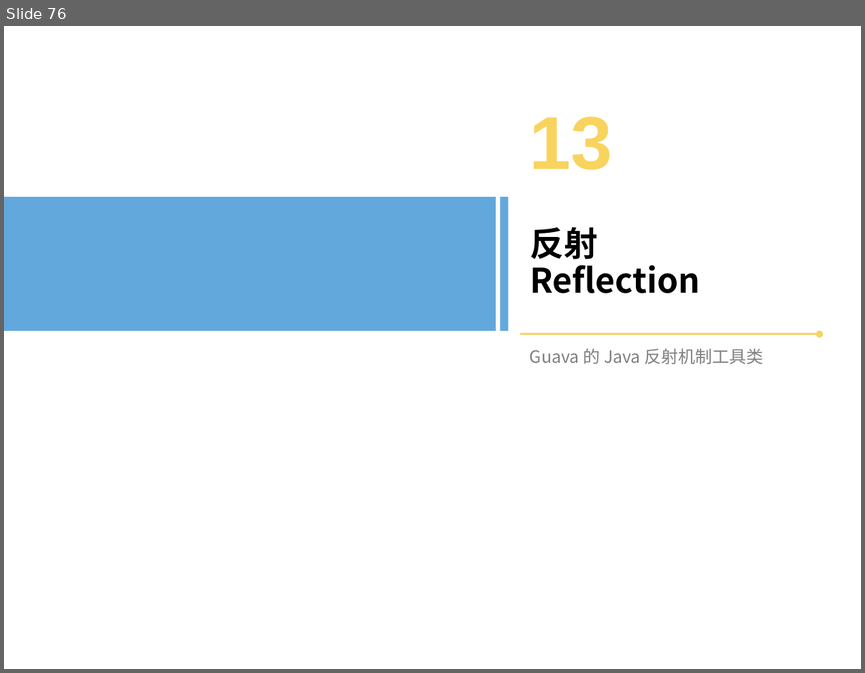
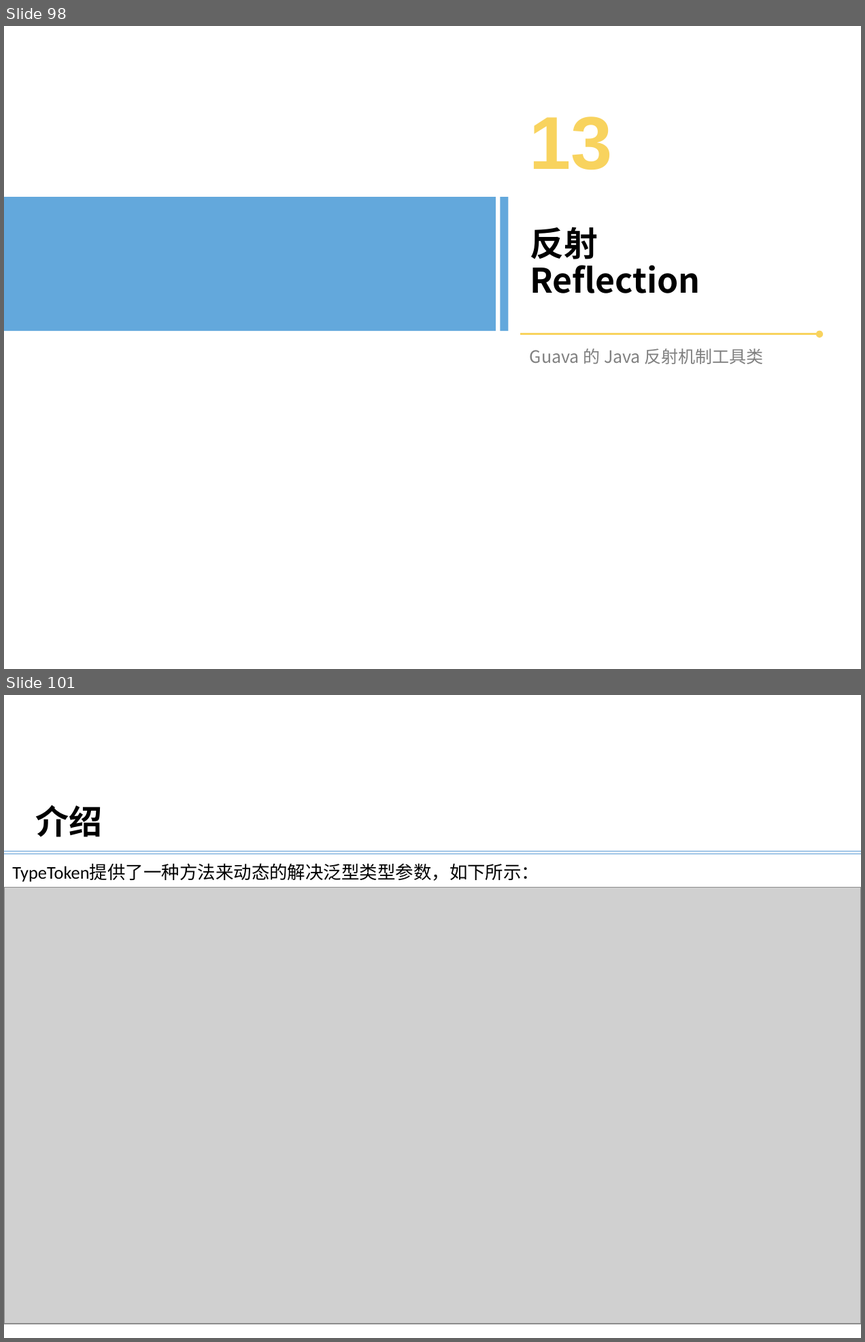
Before and after one commit to bxguo/guava, a slide deck: Guava介绍.pptx. Shown one above the other, each under a label of ours: slide 76 before the commit, slides 98 and 101 after it; the slides between them are not shown. The pictures are 865x673 and 865x1342 pixels, drawn with LibreOffice and Linux fonts; fonts in the diff are those of the drawing; grey boxes stand for pictures; background and template pictures are left out. Boxes give left, top, right and bottom in pixels: in the first picture for what was removed or moved away, otherwise in the second. Text is boxed around its words. In the diff, an @@ line names an element or a change of style, - is before the commit and + after.

```diff
--- a/Guava介绍.pptx
+++ b/Guava介绍.pptx
@@ slide 101 added at bbox=[4, 695, 861, 1338], background #FFFFFF @@
@@ text added at bbox=[35, 805, 102, 837], 28 pt, text #000000, bold @@
+介绍
@@ line added from (4, 851) to (861, 851), #5B9BD5 0.5 pt @@
@@ line added from (4, 853) to (861, 853), #5B9BD5 0.5 pt @@
@@ text added at bbox=[12, 864, 539, 882], 15.1 pt, text #000000 @@
+TypeToken提供了一种方法来动态的解决泛型类型参数，如下所示：
@@ picture added at bbox=[4, 887, 861, 1323] @@
@@ what was slide 76 is now slide 98 @@
```
Also in this commit, not shown: 26 other slides added, 1 other file.
